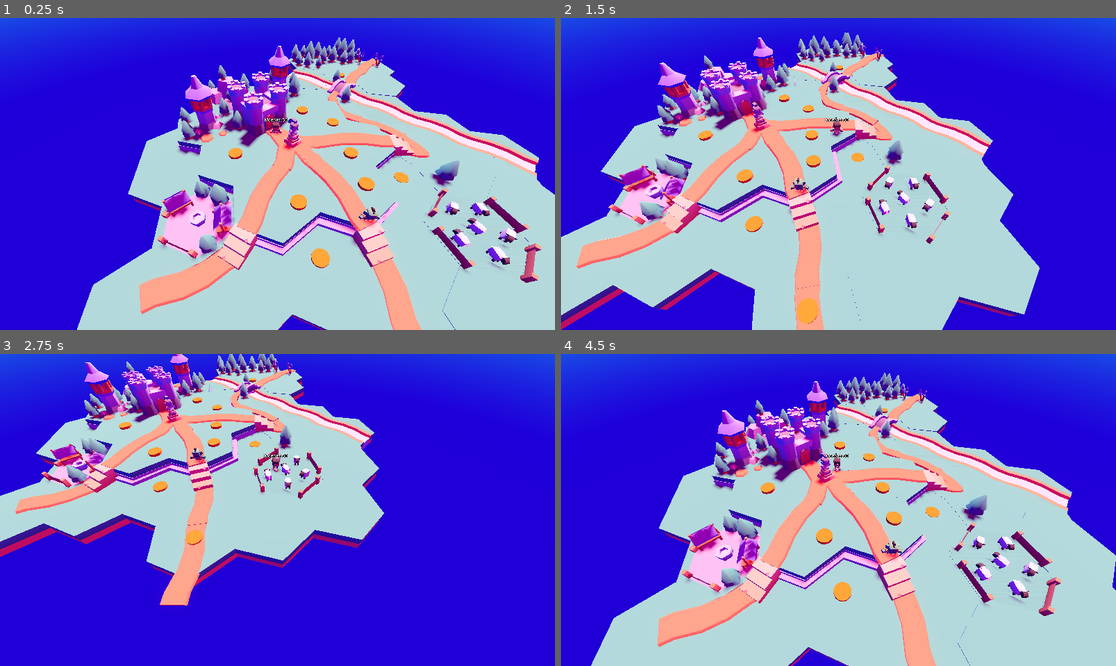
Above: before the commit, frames 1-4 (two rows, left to right).
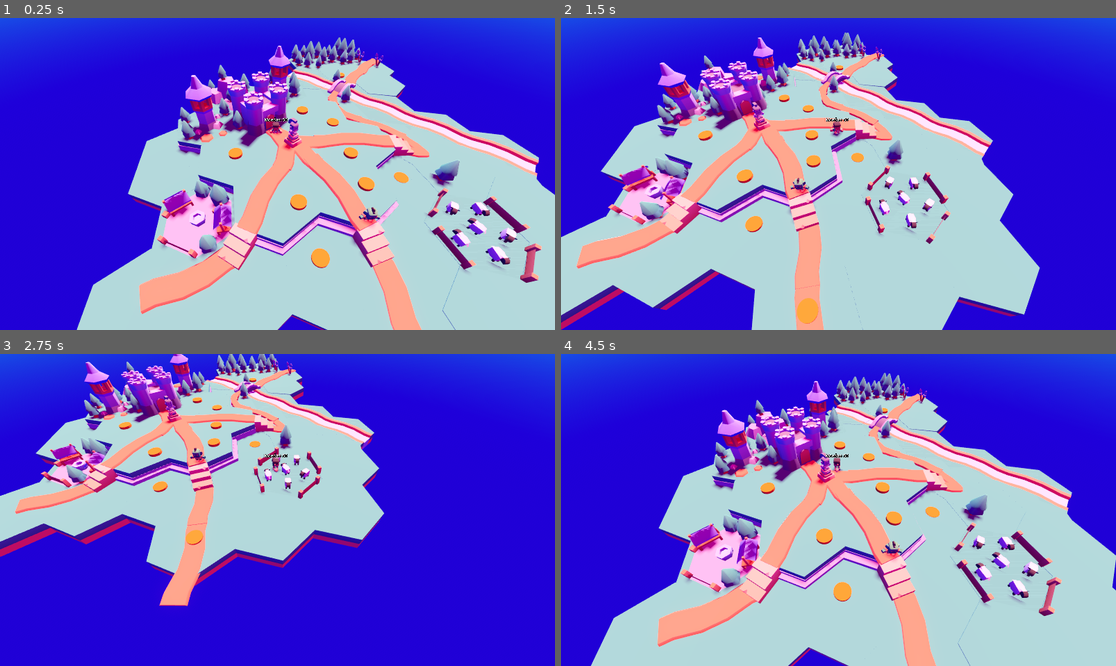
Above: after the commit, the same moments.

Repository: LucasSckenal/pi-4
Game: Godot game, scene res://world.tscn
The game is run twice, just before and just after one commit, with the same random seed, the same clock (stepped at 60 frames per second) and the same inputs.
Inputs:
- Up to frame 1 (0.25 s): no input
- Up to frame 2 (1.5 s): tap Enter (ui_accept) at 0.5, 0.77 s; hold Right (ui_right) 0.53-1.28 s; tap E (interact) at 0.6 s; hold Down (ui_down) from 1.28 s (still down); tap T (passar_onda) at 1.35 s
- Up to frame 3 (2.75 s): tap Enter (ui_accept) at 1.52 s; release Down (ui_down) at 2.03 s; hold Right (ui_right) from 2.03 s (still down); tap E (interact) at 2.1 s
- Up to frame 4 (4.5 s): tap Enter (ui_accept) at 2.75, 3.02, 3.77 s; release Right (ui_right) at 2.78 s; hold Up (ui_up) 2.78-3.53 s; tap T (passar_onda) at 2.85, 4.35 s; hold Left (ui_left) from 3.53 s (still down); tap E (interact) at 3.6 s

The runs differ from the first frame. In frame 1, 2.7% of the frame differs, in the area x 13-100%, y 6-100%; in frame 2, 2.6%; in frame 3, 2.3%; in frame 4, 2.7%.

Commit message:
feat: add depth of field and anti-aliasing

Diff:
--- a/project.godot
+++ b/project.godot
@@ -76,3 +76,5 @@
 [rendering]
 
 rendering_device/driver.windows="d3d12"
+anti_aliasing/quality/msaa_3d=3
+anti_aliasing/quality/screen_space_aa=2
--- a/world.tscn
+++ b/world.tscn
@@ -44,6 +44,11 @@
 tonemap_mode = 2
 glow_enabled = true
 
+[sub_resource type="CameraAttributesPractical" id="CameraAttributesPractical_bo7i5"]
+auto_exposure_enabled = true
+dof_blur_far_enabled = true
+dof_blur_far_distance = 3.75
+
 [sub_resource type="NavigationMesh" id="NavigationMesh_bo7i5"]
 vertices = PackedVector3Array(1.6782864, 0.32415605, -2.3981752, 1.6782864, 0.57415605, -1.3981752, 2.6782866, 0.324156 …(574 unchanged characters)…
 polygons = [PackedInt32Array(3, 2, 0), PackedInt32Array(0, 2, 1), PackedInt32Array(6, 5, 4), PackedInt32Array(10, 9, 7) …(324 unchanged characters)…
@@ -163,6 +168,7 @@
 
 [node name="Camera3D2" type="Camera3D" parent="." unique_id=2104519124 node_paths=PackedStringArray("player")]
 transform = Transform3D(1, 0, 0, 0, 0.63448775, 0.7729329, 0, -0.7729329, 0.63448775, 0.30905718, 2.363804, 3.0047047)
+attributes = SubResource("CameraAttributesPractical_bo7i5")
 script = ExtResource("26_bo7i5")
 player = NodePath("../Player")
 
